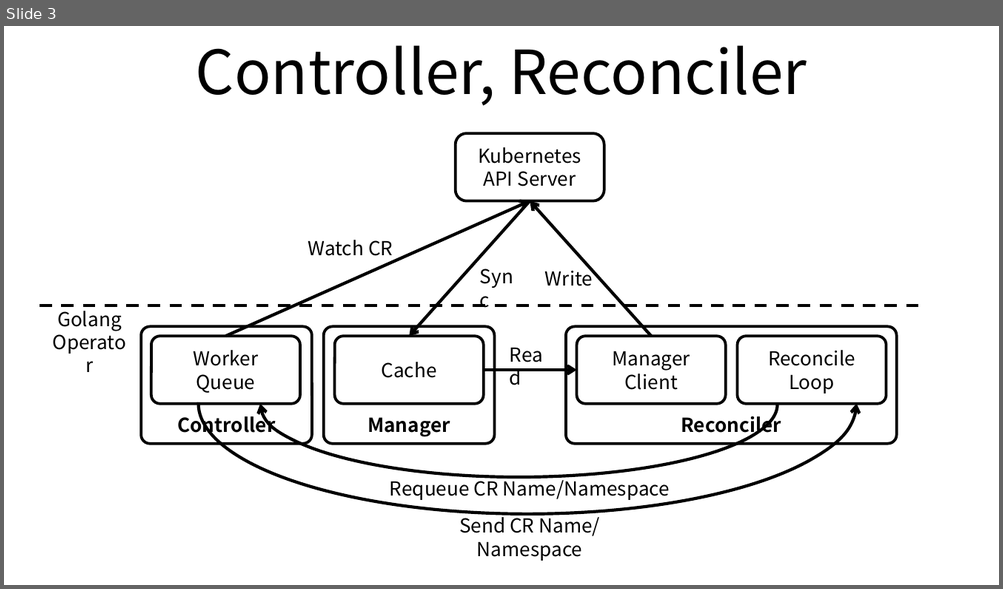
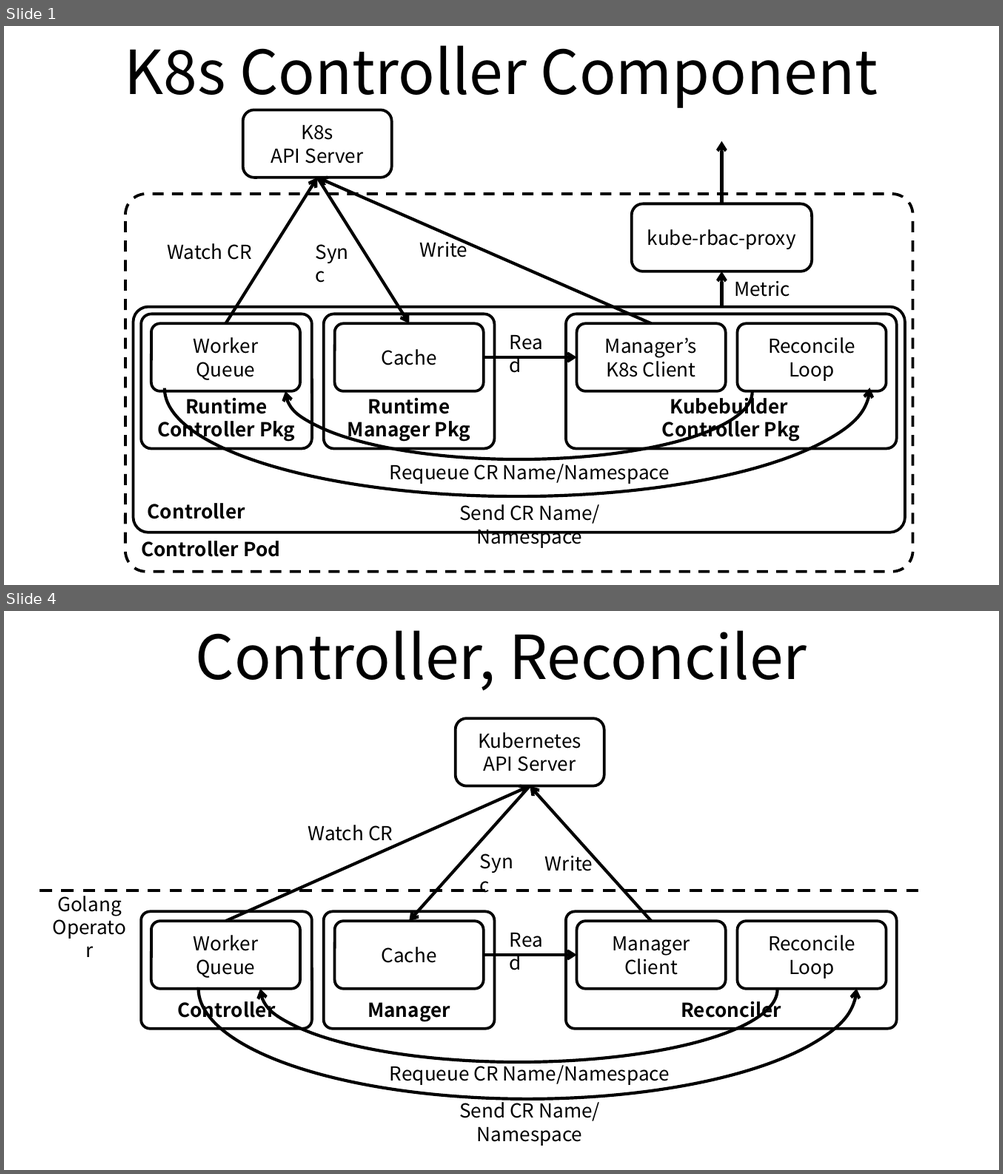
Before and after one commit to ssup2/blog-old, a slide deck: images/programming/Kubernetes_Kubebuilder/Kubernetes_Kubebuilder.pptx. Shown one above the other, each under a label of ours: slide 3 before the commit, slides 1 and 4 after it; the slides between them are not shown. The pictures are 1003x589 and 1003x1174 pixels, drawn with LibreOffice and Linux fonts; fonts in the diff are those of the drawing. Boxes give left, top, right and bottom in pixels: in the first picture for what was removed or moved away, otherwise in the second. Text is boxed around its words. In the diff, an @@ line names an element or a change of style, - is before the commit and + after.

```diff
--- a/images/programming/Kubernetes_Kubebuilder/Kubernetes_Kubebuilder.pptx
+++ b/images/programming/Kubernetes_Kubebuilder/Kubernetes_Kubebuilder.pptx
@@ slide 1 added at (4, 26, 999, 585), background #FFFFFF @@
@@ title added at (125, 45, 878, 110), 44 pt, text #000000 @@
+K8s Controller Component
@@ rounded rectangle added at (243, 110, 392, 177), fill #FFFFFF, outline #000000 2 pt, 14 pt, text #000000 @@
+K8s
+API Server
@@ arrow added from (721, 204) to (721, 141), #000000 2.25 pt @@
@@ arrow added from (226, 323) to (317, 177), #000000 2.25 pt @@
@@ arrow added from (317, 177) to (409, 323), #000000 2.25 pt @@
@@ arrow added from (651, 323) to (317, 177), #000000 2.25 pt @@
@@ rounded rectangle added at (125, 194, 912, 572), outline #000000 2 pt dashed, 14 pt, text #000000, bold @@
+Controller Pod
@@ rounded rectangle added at (632, 204, 811, 272), fill #FFFFFF, outline #000000 2 pt, 14 pt, text #000000 @@
+kube-rbac-proxy
@@ text added at (167, 244, 252, 260), 14 pt, text #000000 @@
+Watch CR
@@ text added at (305, 235, 366, 269), 14 pt, text #000000 @@
+Sync
@@ text added at (420, 237, 467, 258), 14 pt, text #000000 @@
+Write
@@ arc (boxed as its full ellipse) added at (164, 281, 869, 497), outline #000000 2.25 pt @@
@@ arrow added from (721, 306) to (721, 272), #000000 2.25 pt @@
@@ text added at (734, 281, 790, 297), 14 pt, text #000000 @@
+Metric
@@ rounded rectangle added at (134, 307, 905, 533), outline #000000 2 pt, 14 pt, text #000000, bold @@
+Controller
@@ rounded rectangle added at (141, 315, 313, 450), fill #FFFFFF, outline #000000 2 pt, 14 pt, text #000000, bold @@
+Runtime
+Controller Pkg
@@ rounded rectangle added at (151, 323, 301, 391), fill #FFFFFF, outline #000000 2 pt, 14 pt, text #000000 @@
+Worker Queue
@@ arc (boxed as its full ellipse) added at (285, 326, 752, 460), outline #000000 2.25 pt @@
@@ rounded rectangle added at (323, 315, 495, 450), fill #FFFFFF, outline #000000 2 pt, 14 pt, text #000000, bold @@
+Runtime
+Manager Pkg
@@ rounded rectangle added at (334, 323, 484, 391), fill #FFFFFF, outline #000000 2 pt, 14 pt, text #000000 @@
+Cache
@@ text added at (499, 326, 563, 359), 14 pt, text #000000 @@
+Read
@@ rounded rectangle added at (566, 315, 896, 450), fill #FFFFFF, outline #000000 2 pt, 14 pt, text #000000, bold @@
+Kubebuilder
+Controller Pkg
@@ rounded rectangle added at (577, 323, 726, 391), fill #FFFFFF, outline #000000 2 pt, 14 pt, text #000000 @@
+Manager’s
+K8s Client
@@ rounded rectangle added at (737, 323, 886, 391), fill #FFFFFF, outline #000000 2 pt, 14 pt, text #000000 @@
+Reconcile Loop
@@ arrow added from (484, 358) to (577, 358), #000000 2.25 pt @@
@@ text added at (390, 460, 669, 485), 14 pt, text #000000 @@
+Requeue CR Name/Namespace
@@ text added at (459, 505, 600, 548), 14 pt, text #000000 @@
+Send CR Name/Namespace
@@ what was slide 3 is now slide 4 @@
```
Also in this commit, not shown: 1 slide changed, 6 other files.
